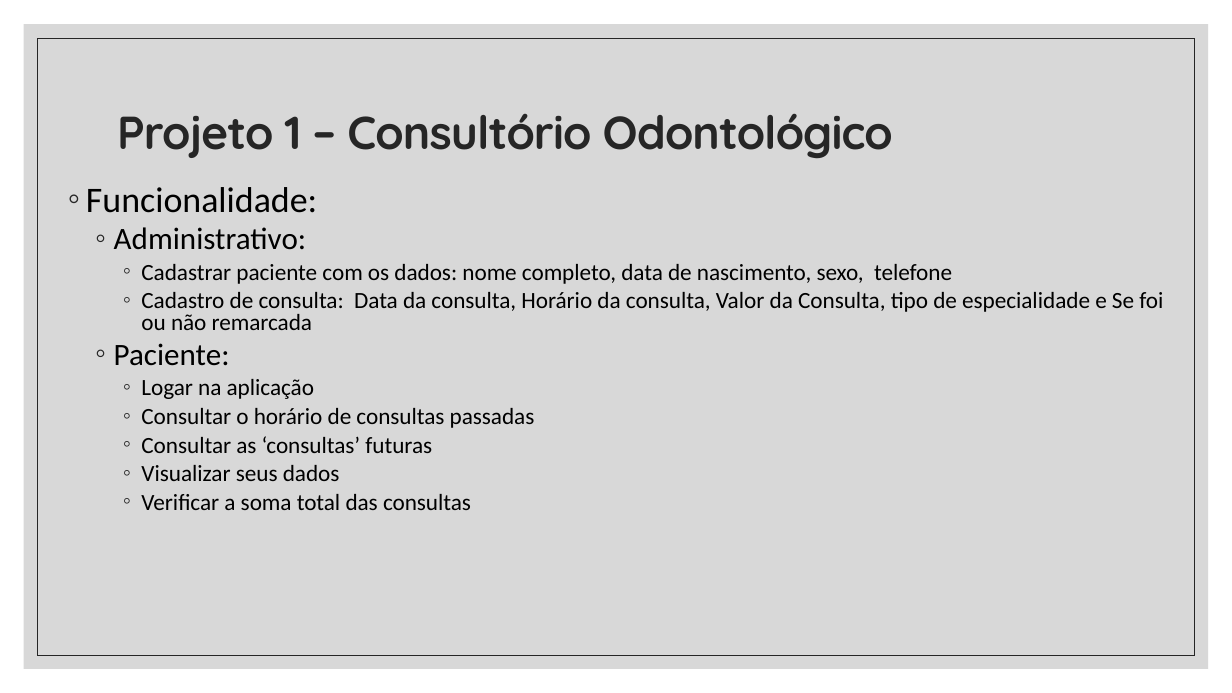
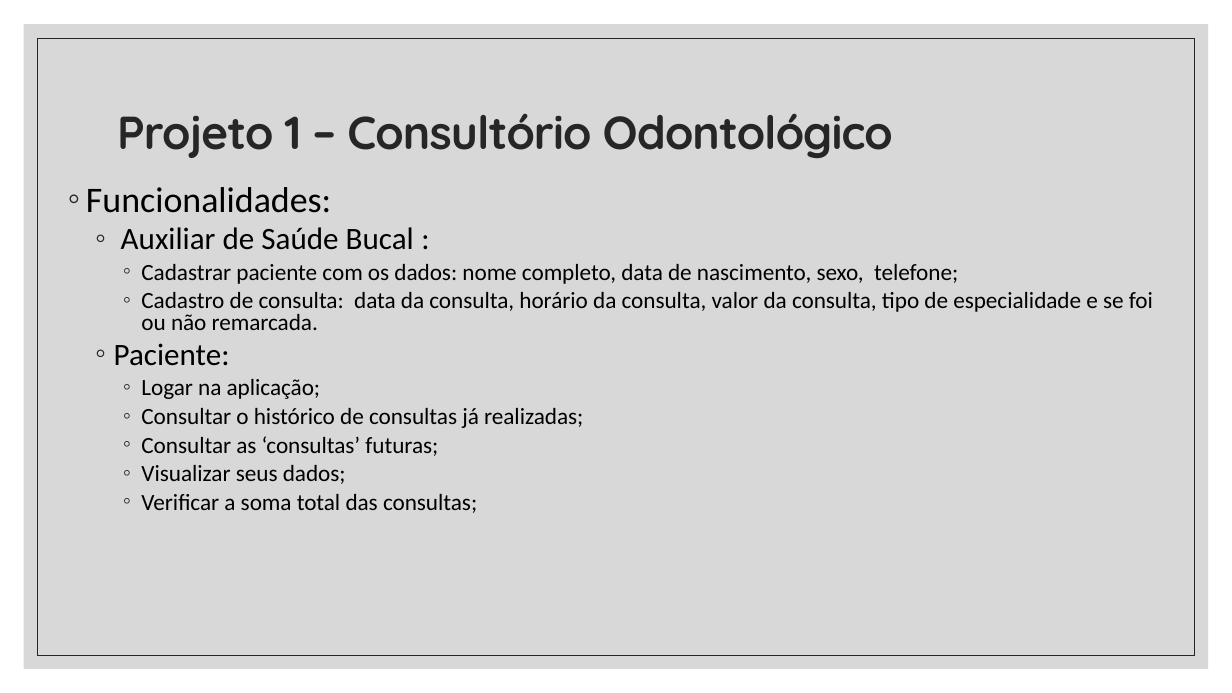
Before and after one commit to duarterafael/web-programming-classroom, a slide deck: slide 7 of classes/Projeto final.pptx. Drawn at 1232x693 pixels with LibreOffice and Linux fonts; fonts in the diff are those of the drawing. Boxes give left, top, right and bottom in pixels: in the first picture for what was removed or moved away, otherwise in the second. Text is boxed around its words. In the diff, an @@ line names an element or a change of style, - is before the commit and + after.

Commit message:
Projeto final

```diff
--- a/classes/Projeto final.pptx
+++ b/classes/Projeto final.pptx
@@ text at (86,187,1153,330): text changed @@
-◦ Funcionalidade:
-  ◦ Administrativo:
-    ◦ Cadastrar paciente com os dados: nome completo, data de nascimento, sexo, telefone
-    ◦ Cadastro de consulta: Data da consulta, Horário da consulta, Valor da Consulta, tipo de especialidade e Se foi ou não remarcada
+◦ Funcionalidades:
+  ◦ Auxiliar de Saúde Bucal :
+    ◦ Cadastrar paciente com os dados: nome completo, data de nascimento, sexo, telefone;
+    ◦ Cadastro de consulta: data da consulta, horário da consulta, valor da consulta, tipo de especialidade e se foi ou não remarcada.
@@ text at (141,379,583,513): text changed @@
-    ◦ Logar na aplicação
-    ◦ Consultar o horário de consultas passadas
-    ◦ Consultar as ‘consultas’ futuras
-    ◦ Visualizar seus dados
-    ◦ Verificar a soma total das consultas
+    ◦ Logar na aplicação;
+    ◦ Consultar o histórico de consultas já realizadas;
+    ◦ Consultar as ‘consultas’ futuras;
+    ◦ Visualizar seus dados;
+    ◦ Verificar a soma total das consultas;
```
Also in this commit, not shown: 7 other slides changed, 1 slide added, 2 slides removed.
